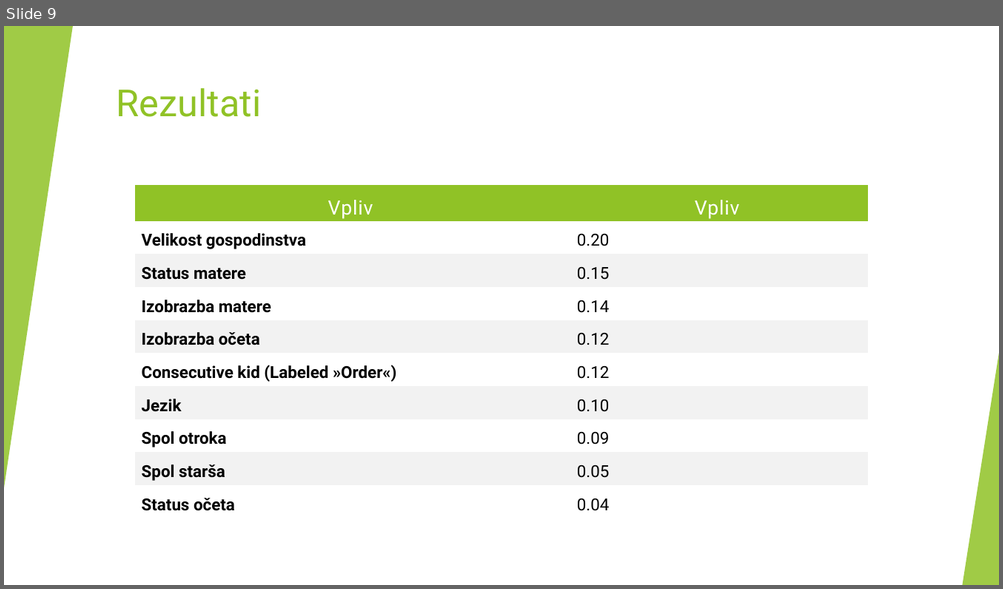
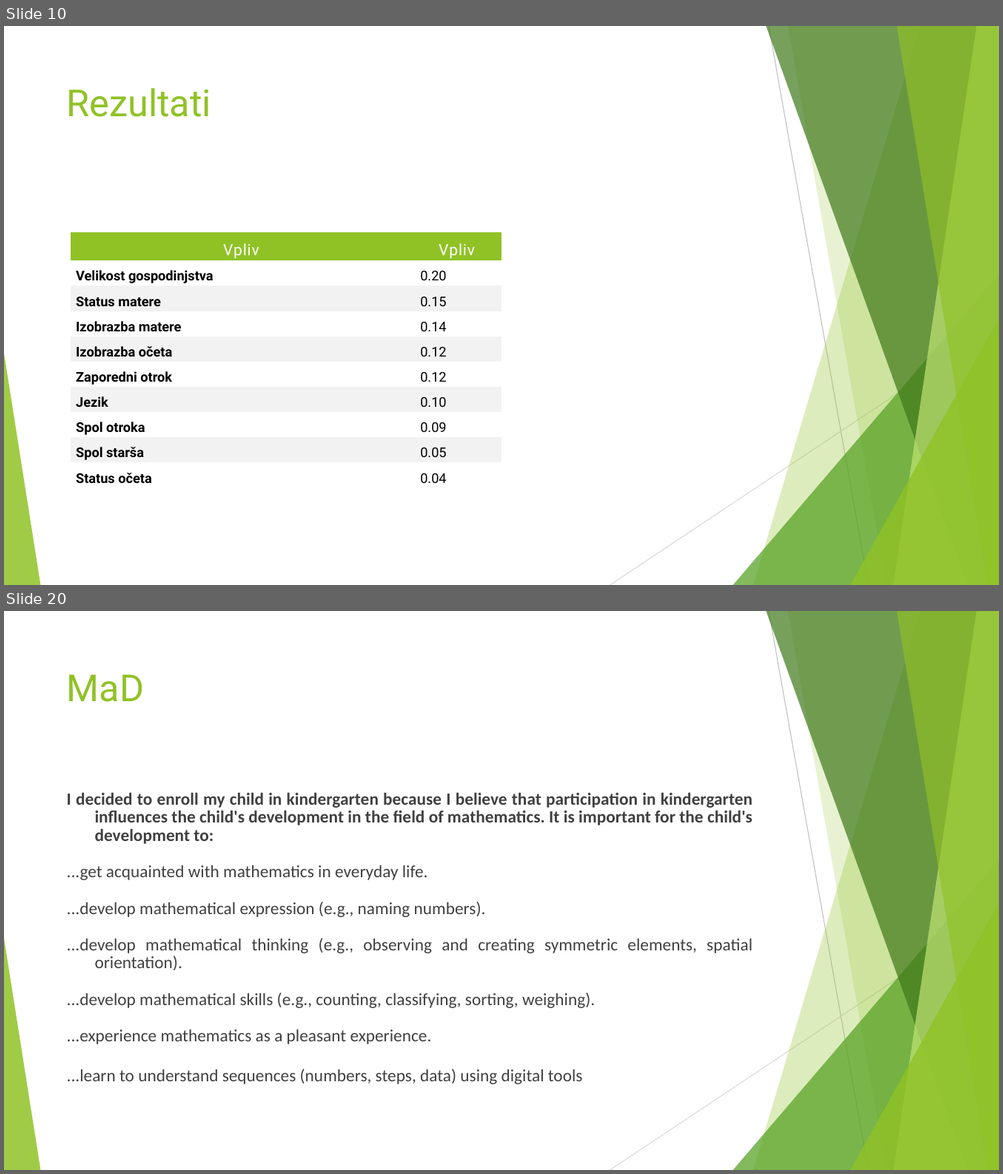
Before and after one commit to borbregant/Doktorat_all, a slide deck: stemberger/predstavitev.pptx. Shown one above the other, each under a label of ours: slide 9 before the commit, slides 10 and 20 after it; the slides between them are not shown. The pictures are 1003x589 and 1003x1174 pixels, drawn with LibreOffice and Linux fonts; fonts in the diff are those of the drawing. Boxes give left, top, right and bottom in pixels: in the first picture for what was removed or moved away, otherwise in the second. Text is boxed around its words. In the diff, an @@ line names an element or a change of style, - is before the commit and + after.

```diff
--- a/stemberger/predstavitev.pptx
+++ b/stemberger/predstavitev.pptx
@@ slide 20 added at bbox=[4, 611, 999, 1170], background #FFFFFF; not listed: 10 template elements that a slide beside it also shows @@
@@ title added at bbox=[67, 675, 144, 702], 36 pt, text #90C226 @@
+MaD
@@ text added at bbox=[67, 792, 752, 1085], 16.6 pt, text #404040 @@
+I decided to enroll my child in kindergarten because I believe that participation in kindergarten influences the child's development in the field of mathematics. It is important for the child's development to:
+...get acquainted with mathematics in everyday life.
+...develop mathematical expression (e.g., naming numbers).
+...develop mathematical thinking (e.g., observing and creating symmetric elements, spatial orientation).
+...develop mathematical skills (e.g., counting, classifying, sorting, weighing).
+...experience mathematics as a pleasant experience.
+...learn to understand sequences (numbers, steps, data) using digital tools
@@ what was slide 9 is now slide 10 @@
@@ slide 10 changed as well @@
@@ rectangle removed at bbox=[4, 26, 999, 585] @@
@@ triangle removed at bbox=[4, 26, 73, 488] @@
@@ title "Rezultati": place and size @@
-title "Rezultati" at bbox=[116, 88, 261, 117]
+title "Rezultati" at bbox=[67, 88, 211, 117]
@@ table at bbox=[71, 232, 502, 488] @@
-row 2, column 1: Velikost gospodinstva
+row 2, column 1: Velikost gospodinjstva
-row 6, column 1: Consecutive kid (Labeled »Order«)
+row 6, column 1: Zaporedni otrok
@@ size 19 to 15 pt in "Vpliv", "Vpliv" @@
@@ size 16 to 13 pt in "0.20", "Status matere", "0.15", "Izobrazba matere" and 12 more places @@
@@ table: place and size @@
-table at bbox=[134, 185, 868, 519]
+table at bbox=[71, 232, 502, 488]
@@ triangle removed at bbox=[962, 354, 999, 585] @@
```
Also in this commit, not shown: 6 other slides changed, 14 other slides added, 4 slides removed, 32 other files.
